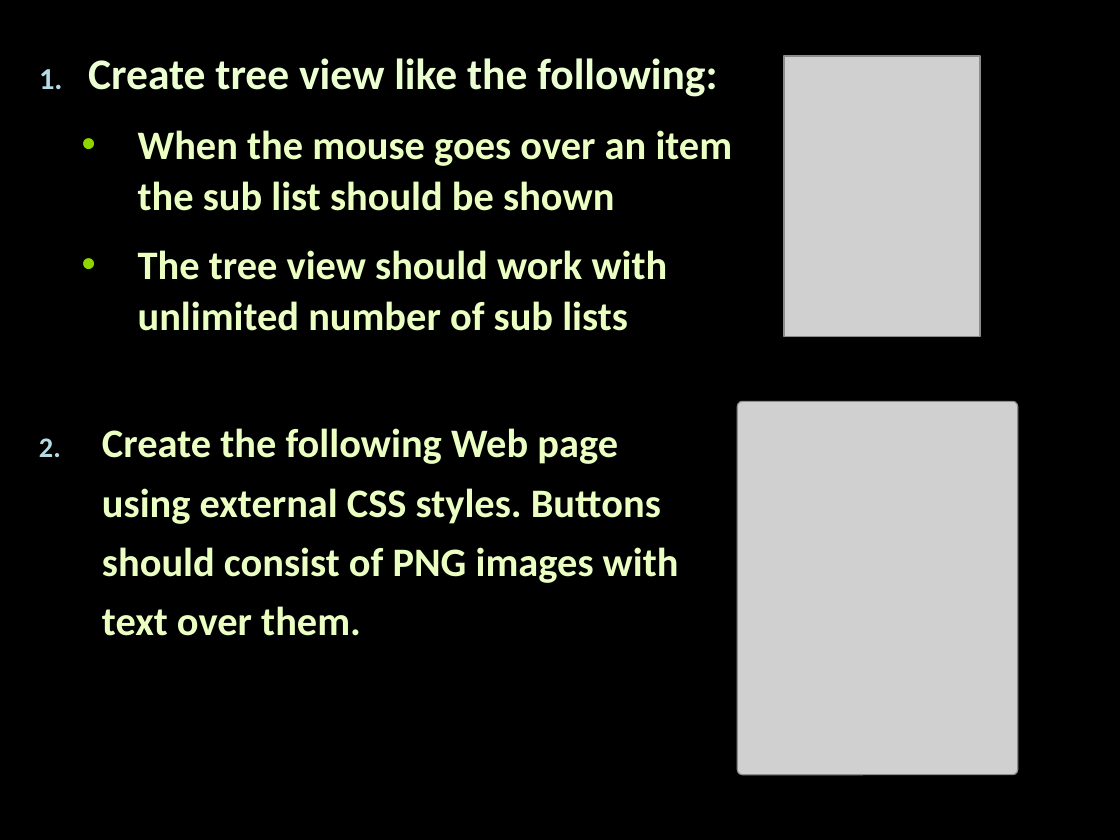
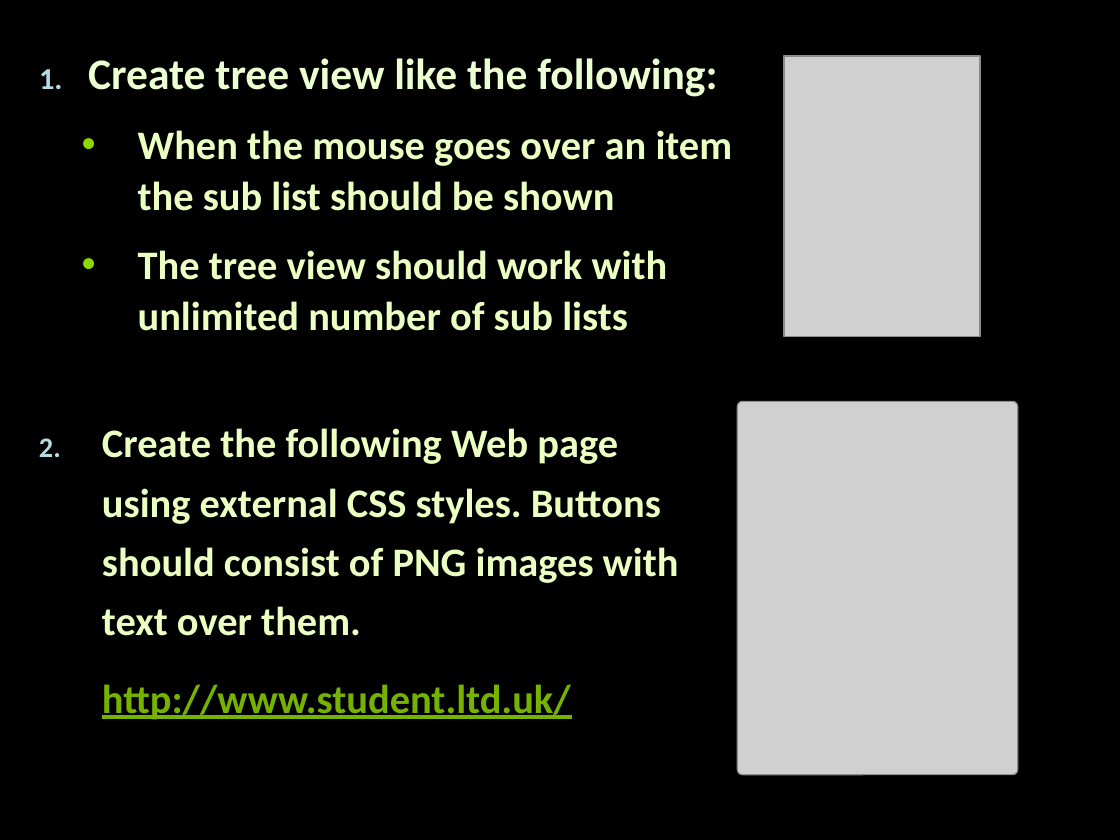
Before and after one commit to Termininja/TelerikAcademy, a slide deck: slide 1 of Web Design/CSS/3. Layout/Layout.pptx. Drawn at 1120x840 pixels with LibreOffice and Linux fonts; fonts in the diff are those of the drawing; grey boxes stand for pictures. Boxes give left, top, right and bottom in pixels: in the first picture for what was removed or moved away, otherwise in the second. Text is boxed around its words. In the diff, an @@ line names an element or a change of style, - is before the commit and + after.

```diff
--- a/Web Design/CSS/3. Layout/Layout.pptx
+++ b/Web Design/CSS/3. Layout/Layout.pptx
@@ text at (102, 684, 571, 720): paragraph added @@
+http://www.student.ltd.uk/
```
Also in this commit, not shown: 27 other files.
